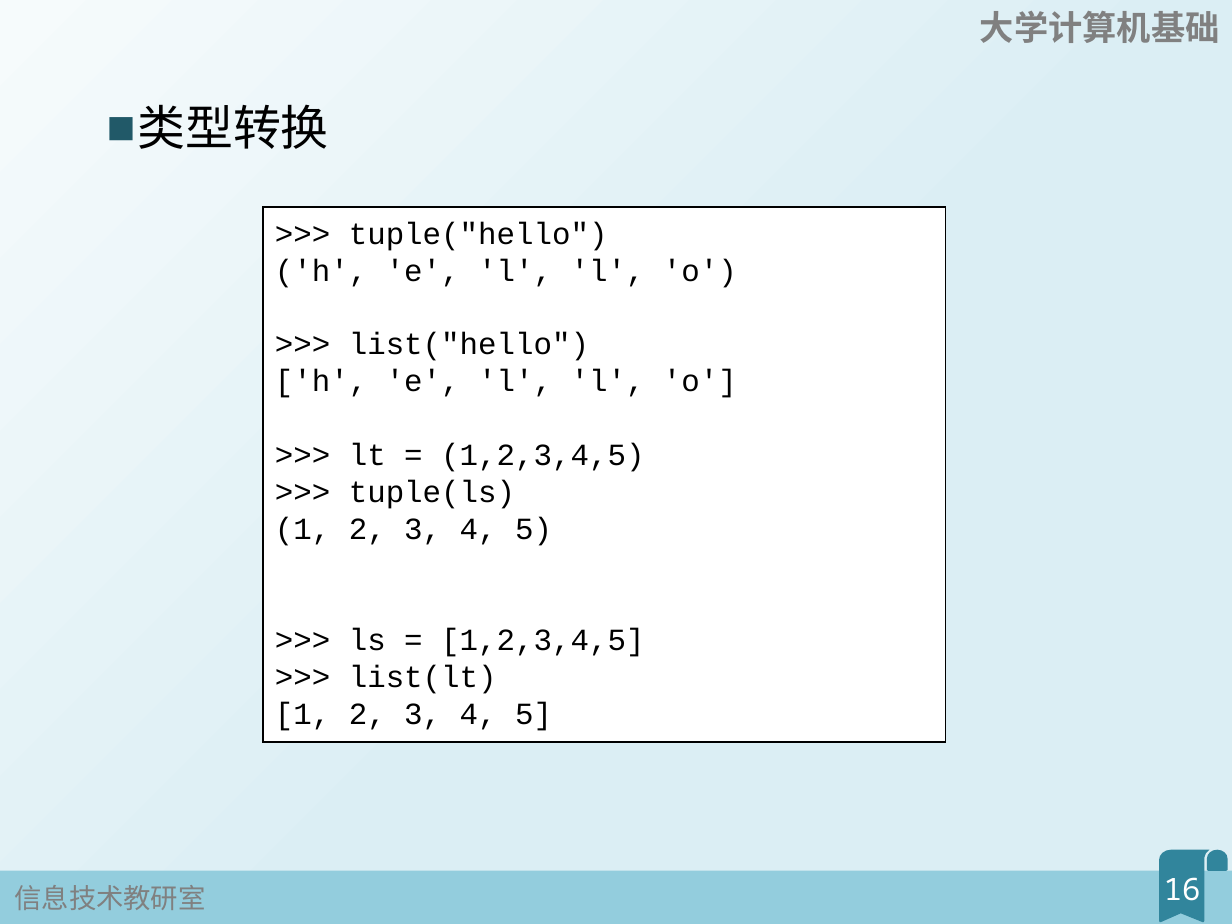
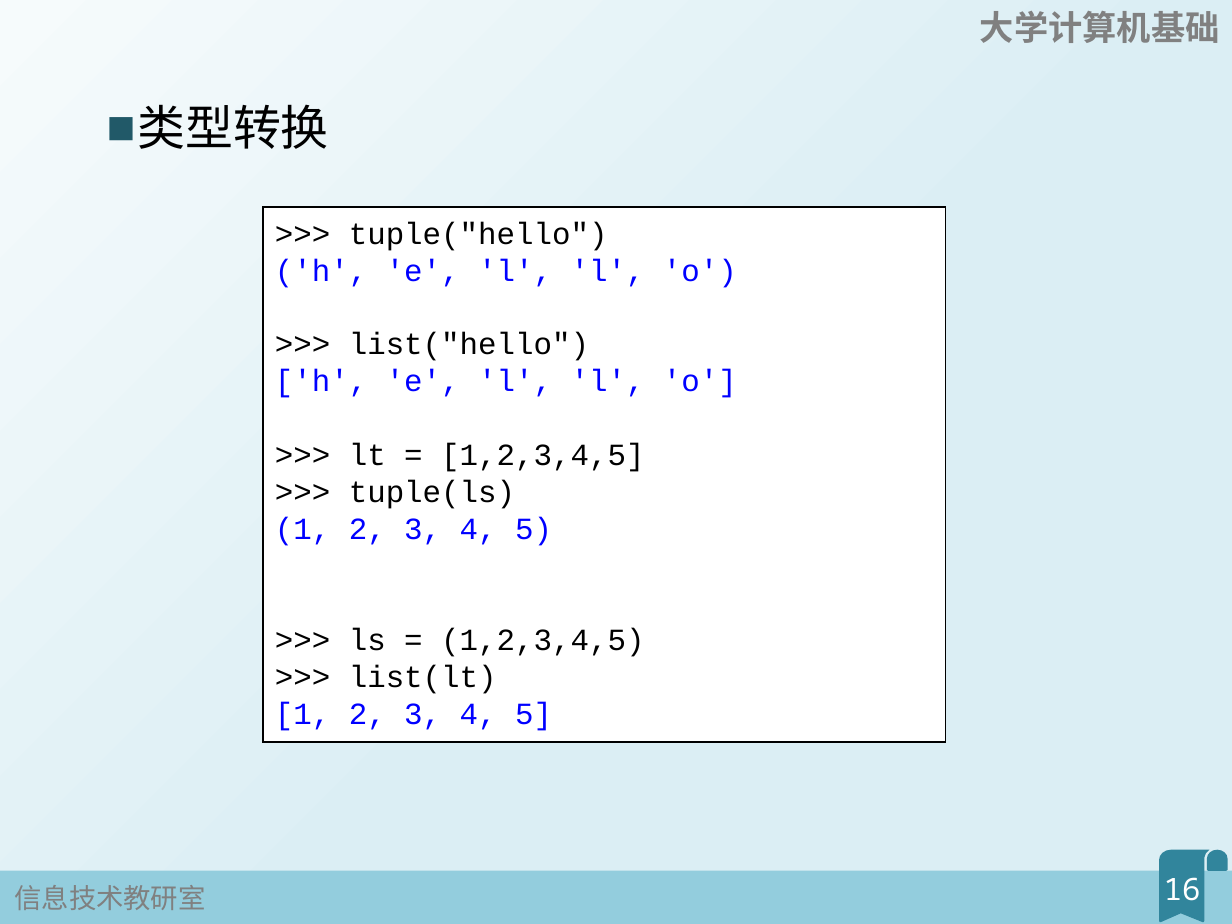
Before and after one commit to fjzfmxd/-, a slide deck: slide 16 of 3Python组合类型/幻灯片.pptx. Drawn at 1232x924 pixels with LibreOffice and Linux fonts; fonts in the diff are those of the drawing. Boxes give left, top, right and bottom in pixels: in the first picture for what was removed or moved away, otherwise in the second. Text is boxed around its words. In the diff, an @@ line names an element or a change of style, - is before the commit and + after.

Commit message:
null

```diff
--- a/3Python组合类型/幻灯片.pptx
+++ b/3Python组合类型/幻灯片.pptx
@@ text in rectangle at (275, 258, 737, 731): text colour #000000 to #0000FF in "('h', 'e', 'l', 'l', 'o')", "['h', 'e', 'l', 'l', 'o']", "(1, 2, 3, 4, 5)", "[1, 2, 3, 4, 5]" @@
@@ text in rectangle at (349, 443, 644, 472): text changed @@
->>> lt = (1,2,3,4,5)
+>>> lt = [1,2,3,4,5]
@@ text in rectangle at (349, 628, 644, 657): text changed @@
->>> ls = [1,2,3,4,5]
+>>> ls = (1,2,3,4,5)
```
